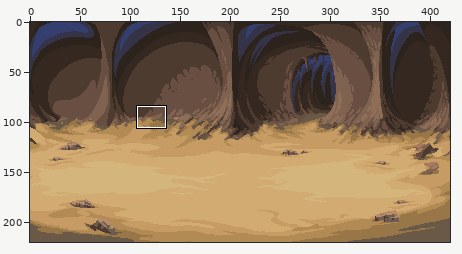
Pixel-art file -- assets_src/image/backgrounds/cave/cave_battlescreen_sand_background.ase. Above: a wide view before the commit, with the close-up outlined.
Close-up. As it was:
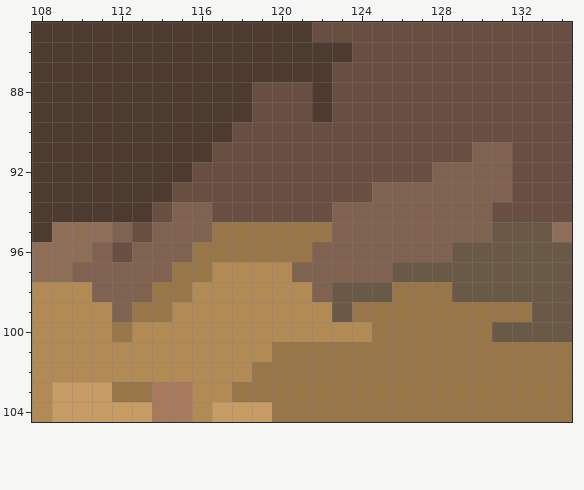
420x220 pixels, 1 frame. Colours within 5 levels of each other are drawn and written as one. Shown: x 108..134, y 85..104. The commit also changed other parts of the picture, which this record leaves out.
And afterwards:
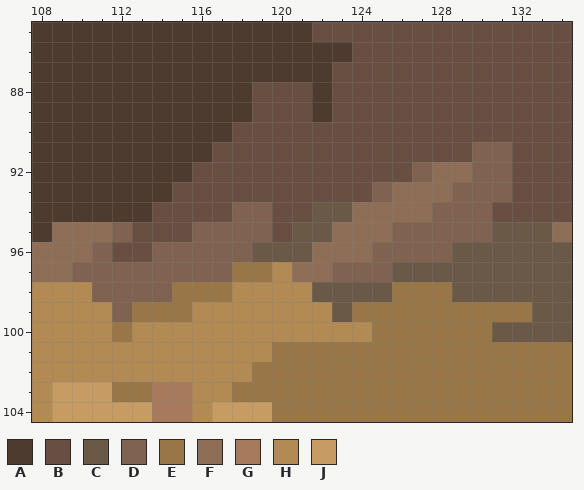
Palette (. is transparent): A #4d3b2f  B #684f41  C #6a5946  D #7f624f  E #987647  F #8f6e58  G #a7795d  H #b28a54  J #c79c64
Edits made:
Changed rows in their new state; - is an unchanged pixel.
Layer "Flattened":
first column x 113:
 92 --------------DFF
 93 -------------FFF-
 94 --BB-DD--CCFFFF--
 95 -BB-DDDBCCFFF----
 96 B--DDDCCCFFF-----
 97 --DDDEE-FF-------
 98 -D-EE----C-------
 99 --E--------------
Where, in picture pixels (left, top, right, bottom), the same in both close-ups:
changed: (132, 162, 472, 322)
